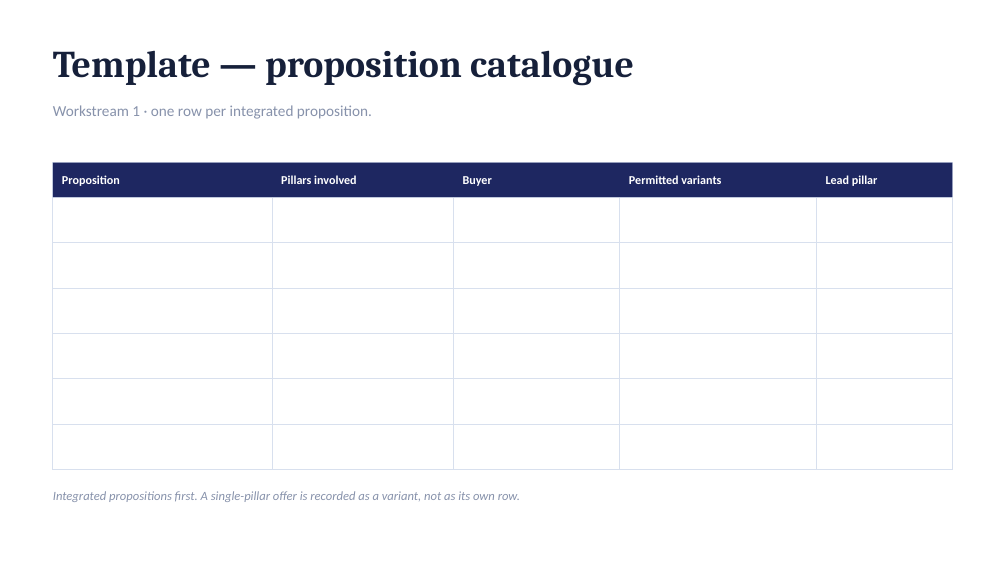
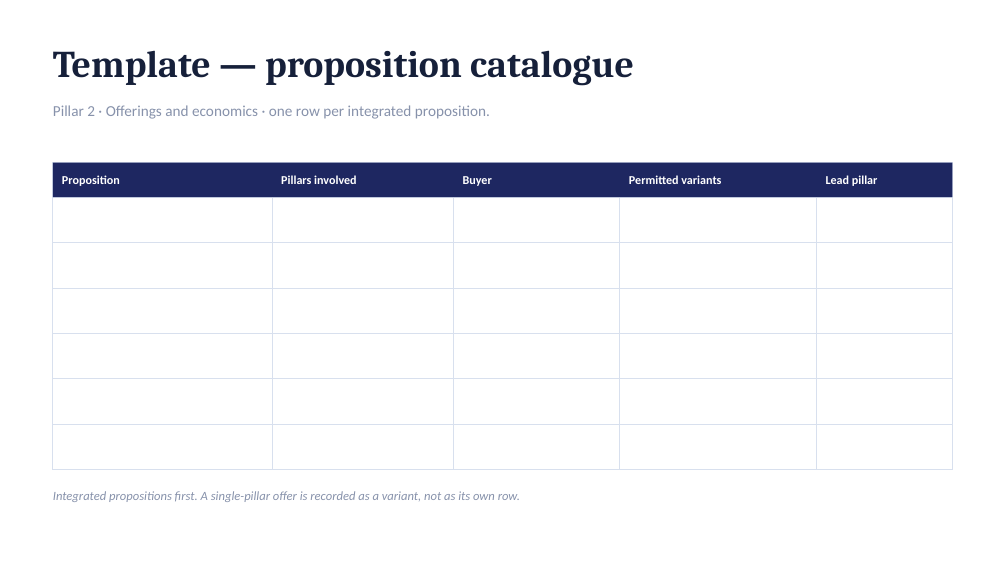
Before and after one commit to dhajjar-cyber/bae, a slide deck: slide 19 of FSI strategy/EAIND-FSI-Strategy-Development-Plan.pptx (slide 18 before the commit). Drawn at 1008x567 pixels with LibreOffice and Linux fonts; fonts in the diff are those of the drawing. Boxes give left, top, right and bottom in pixels: in the first picture for what was removed or moved away, otherwise in the second. Text is boxed around its words. In the diff, an @@ line names an element or a change of style, - is before the commit and + after.

```diff
--- a/FSI strategy/EAIND-FSI-Strategy-Development-Plan.pptx
+++ b/FSI strategy/EAIND-FSI-Strategy-Development-Plan.pptx
@@ text at <box>53,105,490,119</box>: text changed @@
-Workstream 1 · one row per integrated proposition.
+Pillar 2 · Offerings and economics · one row per integrated proposition.
```
Also in this commit, not shown: 16 other slides changed, 2 slides added, 2 slides removed, 2 other files.
